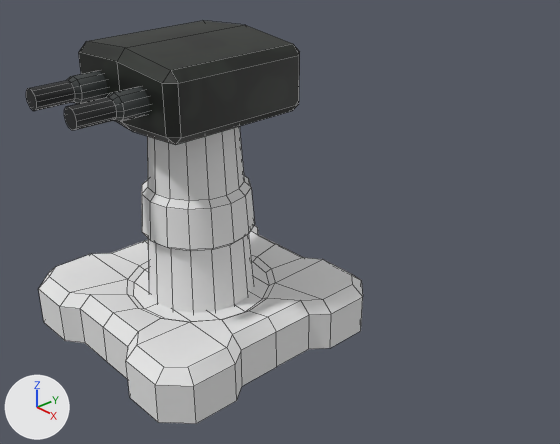
The Blender file TowerDefense/Blender/TowerDefense.blend as it was, and as the next commit left it.
Camera for both pictures: a camera (50 mm lens) standing at (2.2, -1.58, 1.77) and looking at (0.42, 0.05, 0.57). The axes (+X, +Y, +Z) are drawn at lower left. The lights are the same throughout. Mesh edges are drawn as thin lines. The same objects are shown in both versions, whatever each file hides.

Objects in the first picture: 'Base', 'MachineGun', 'Stand'.
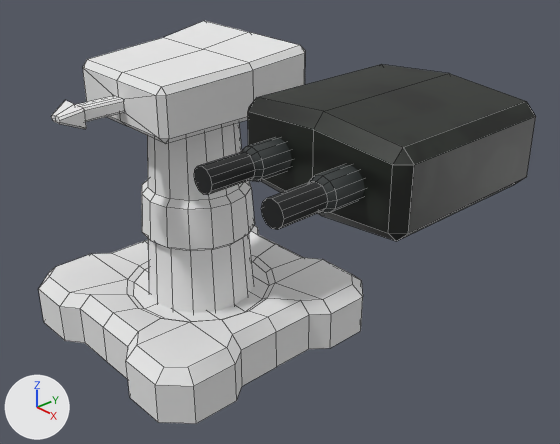
Boxes (x1, y1, x2, y2) around the edits, measured in the pictures (560 x 444 px):
'MachineGun', moved: before (26, 21, 300, 145); after (194, 64, 536, 241)
'LaserGun', added: after (52, 21, 305, 143)

Patch to the scene script:
```diff
--- a/TowerDefense/Blender/TowerDefense.blend.py
+++ b/TowerDefense/Blender/TowerDefense.blend.py
@@ mat_material_003 @@
+mat_material_003 = diffuse_material('Material.003')
+mat_material_003.base_color = (0.8, 0.8, 0.8)  # white #e7e7e7
@@ me_cube_003 @@
+me_cube_003.from_pydata(...)  # 110 vertices, 104 faces; spans x -0.294..0.294, y -0.527..0.323, z -0.119..0.117
+me_cube_003.polygons.foreach_set('use_smooth', [True] * 104)
+me_cube_003.materials.append(mat_material_003)  # white #e7e7e7
@@ ob_machinegun @@
 ob_machinegun = bpy.data.objects.new('MachineGun', me_cube_002)
-ob_machinegun.location = (0.0, 0.0, 1.011)
+ob_machinegun.location = (0.911, 0.0, 1.017)
@@ ob_lasergun @@
+ob_lasergun = bpy.data.objects.new('LaserGun', me_cube_003)
+ob_lasergun.location = (0.0, 0.0, 1.009)
+_m = ob_lasergun.modifiers.new('EdgeSplit', 'EDGE_SPLIT')
```
